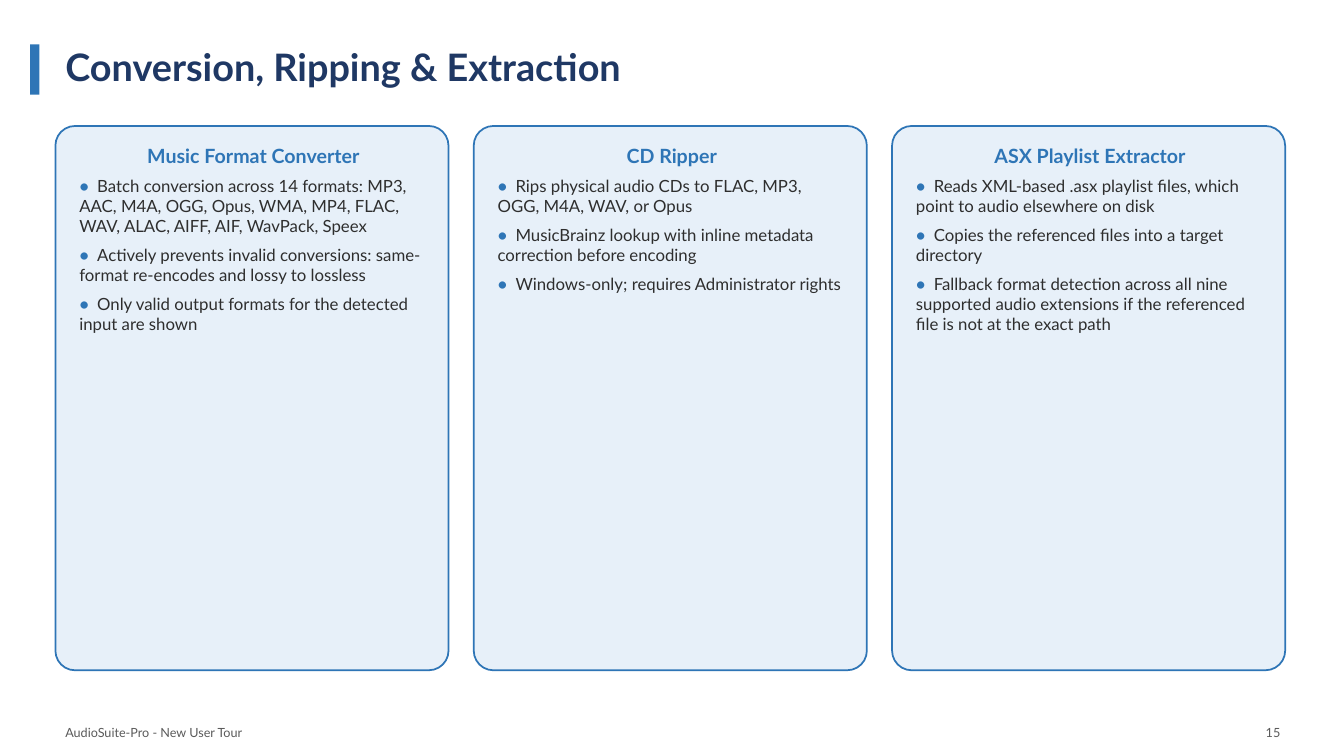
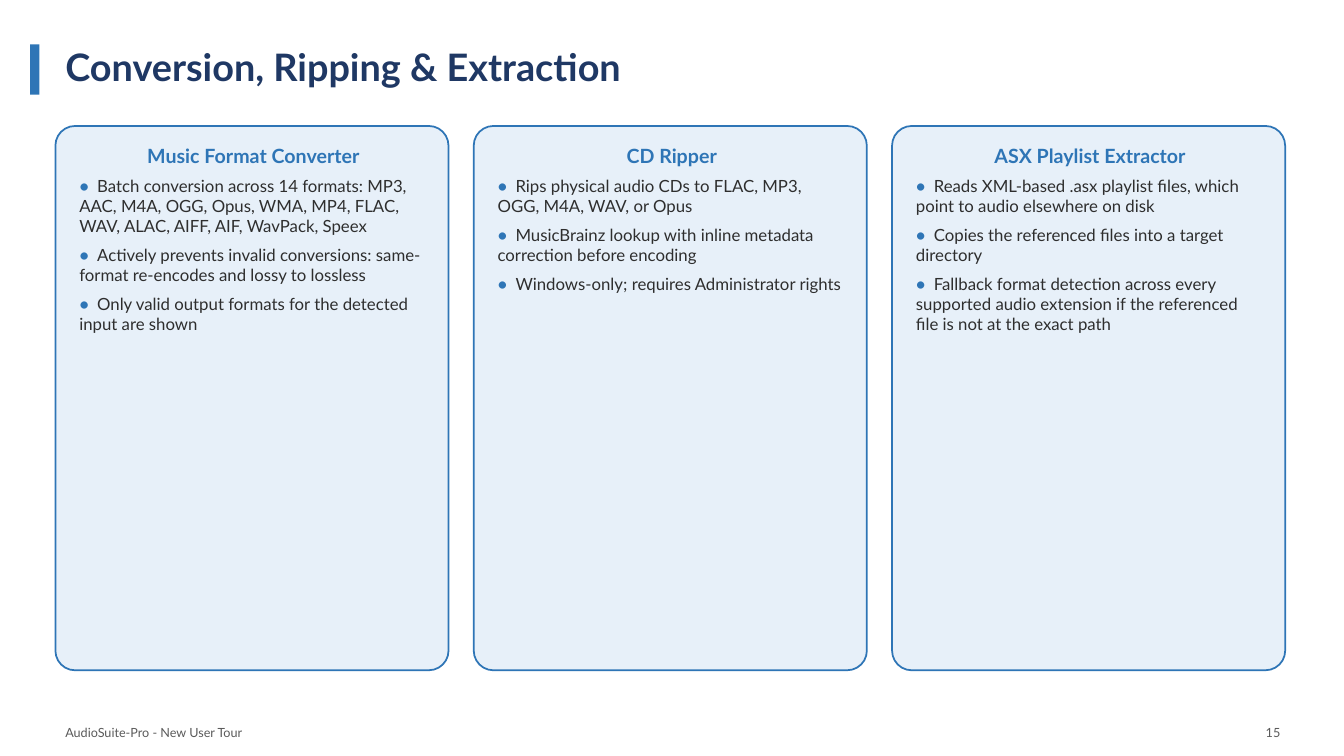
Before and after one commit to wilte01/AudioSuite-Pro, a slide deck: slide 18 of documentation/user_guides/suite_overview/AudioSuite-Pro_New_User_Presentation.pptx. Drawn at 1344x756 pixels with LibreOffice and Linux fonts; fonts in the diff are those of the drawing. Boxes give left, top, right and bottom in pixels: in the first picture for what was removed or moved away, otherwise in the second. Text is boxed around its words. In the diff, an @@ line names an element or a change of style, - is before the commit and + after.

```diff
--- a/documentation/user_guides/suite_overview/AudioSuite-Pro_New_User_Presentation.pptx
+++ b/documentation/user_guides/suite_overview/AudioSuite-Pro_New_User_Presentation.pptx
@@ text in rounded rectangle at [916,277,1238,333]: text changed @@
-• Fallback format detection across all nine supported audio extensions if the referenced file is not at the exact path
+• Fallback format detection across every supported audio extension if the referenced file is not at the exact path
```
Also in this commit, not shown: 5 other slides changed, 10 other files.
